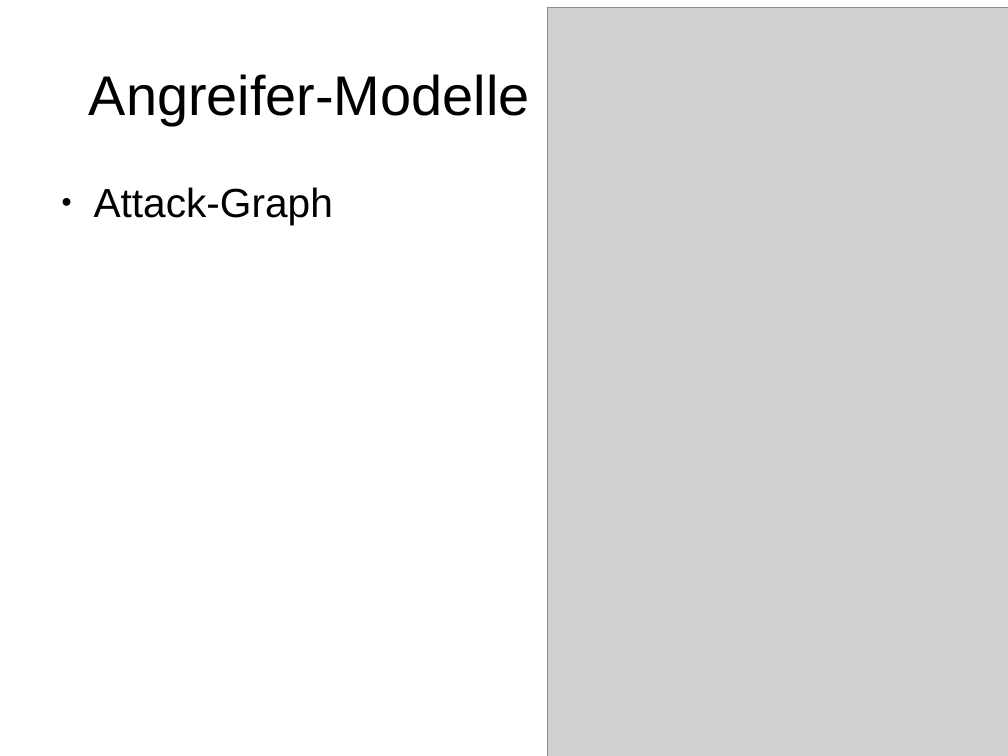
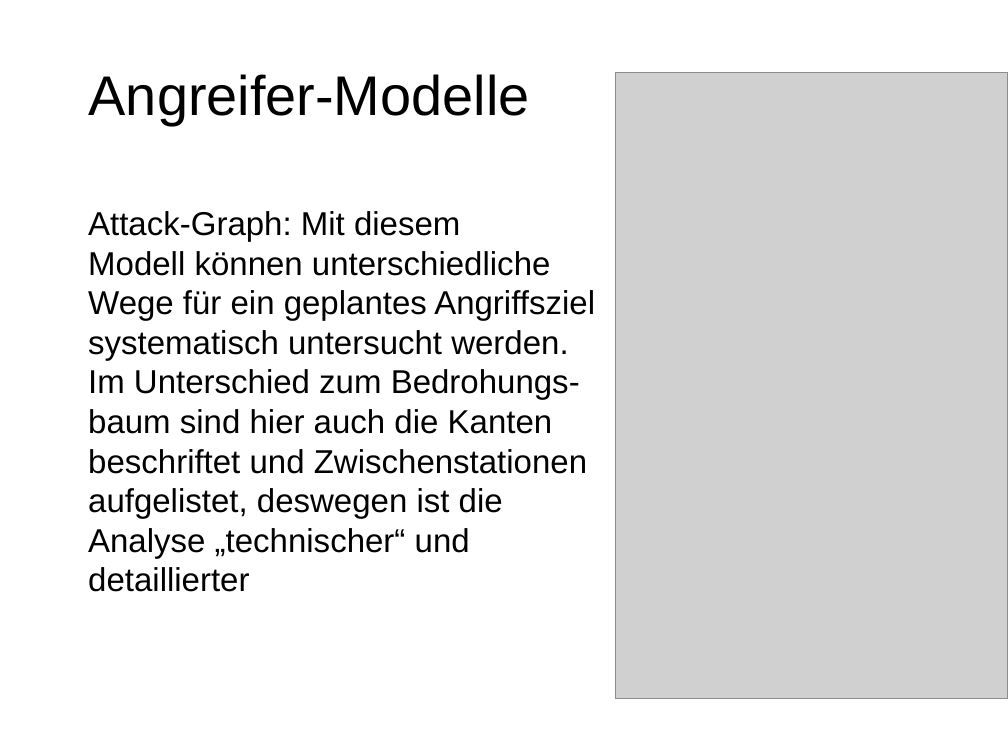
Before and after one commit to LennartDuemke/Sicherheit, a slide deck: slide 9 of Präsentationen/Risiken_bewerten.pptx. Drawn at 1008x756 pixels with LibreOffice and Linux fonts; fonts in the diff are those of the drawing; grey boxes stand for pictures. Boxes give left, top, right and bottom in pixels: in the first picture for what was removed or moved away, otherwise in the second. Text is boxed around its words. In the diff, an @@ line names an element or a change of style, - is before the commit and + after.

```diff
--- a/Präsentationen/Risiken_bewerten.pptx
+++ b/Präsentationen/Risiken_bewerten.pptx
@@ picture: place and size @@
-picture at box(547, 7, 1008, 756)
+picture at box(616, 72, 1008, 699)
@@ text removed at box(94, 187, 333, 225) @@
-● Attack-Graph
@@ text added at box(88, 211, 595, 592), 26 pt, text #000000 @@
+Attack-Graph: Mit diesem
+Modell können unterschiedliche
+Wege für ein geplantes Angriffsziel
+systematisch untersucht werden.
+Im Unterschied zum Bedrohungs-
+baum sind hier auch die Kanten
+beschriftet und Zwischenstationen
+aufgelistet, deswegen ist die
+Analyse „technischer“ und
+detaillierter
```
Also in this commit, not shown: 2 other slides changed, 1 slide added.
